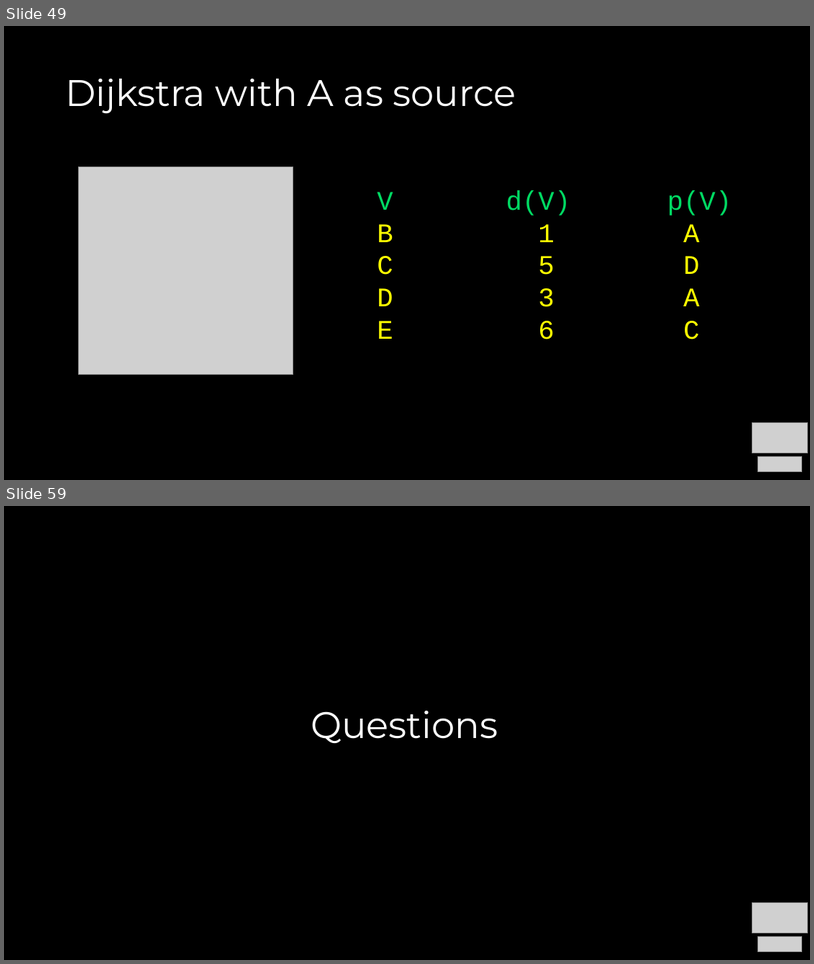
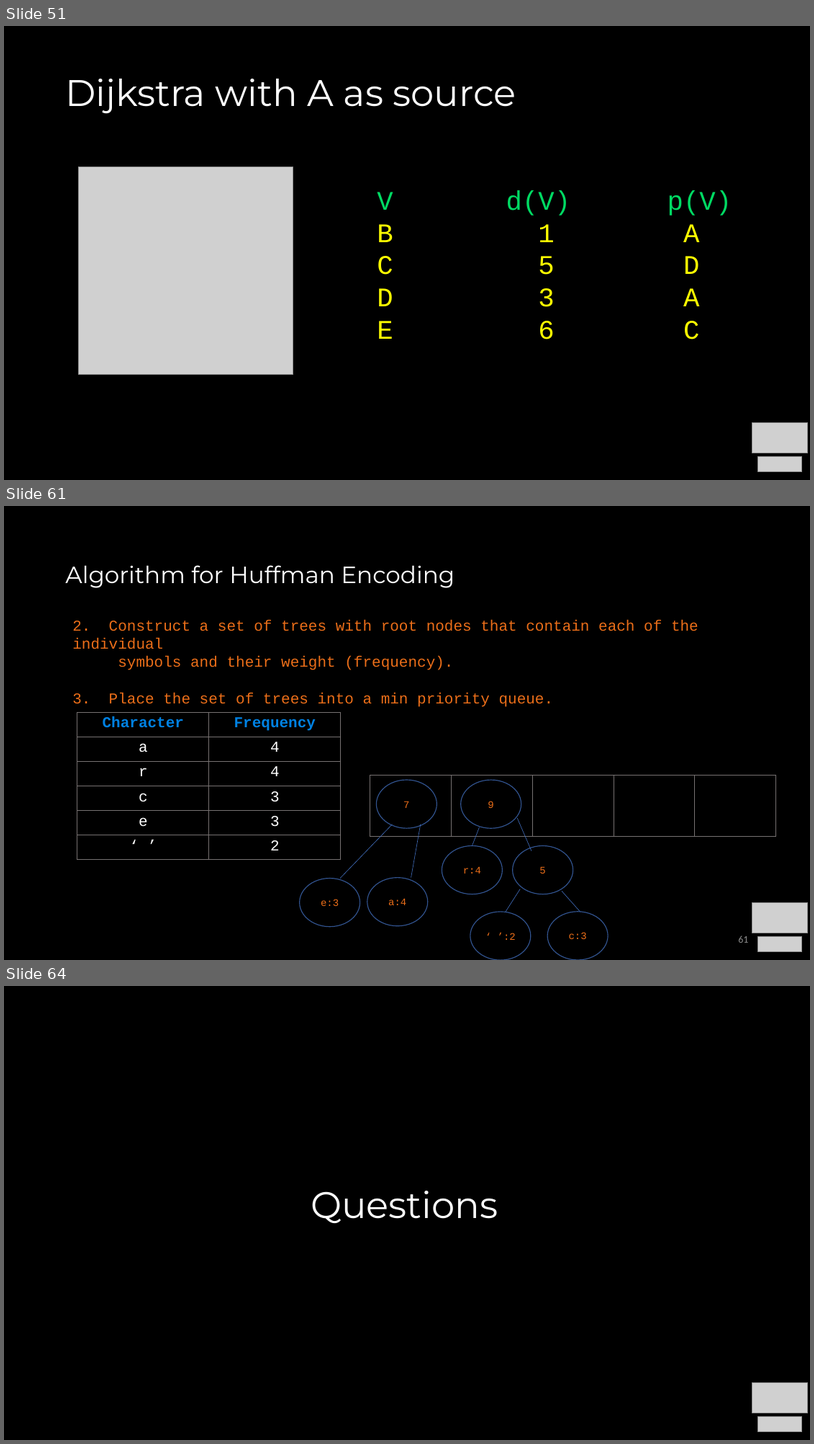
Before and after one commit to COP3530/Instructional-Content, a slide deck: Slides/Slides-PPT/Exam 2 - Review A.pptx. Shown one above the other, each under a label of ours: slides 49 and 59 before the commit, slides 51, 61 and 64 after it; the slides between them are not shown. The pictures are 814x964 and 814x1444 pixels, drawn with LibreOffice and Linux fonts; fonts in the diff are those of the drawing; grey boxes stand for pictures. Boxes give left, top, right and bottom in pixels: in the first picture for what was removed or moved away, otherwise in the second. Text is boxed around its words. In the diff, an @@ line names an element or a change of style, - is before the commit and + after.

```diff
--- a/Slides/Slides-PPT/Exam 2 - Review A.pptx
+++ b/Slides/Slides-PPT/Exam 2 - Review A.pptx
@@ slide 61 added at bbox=[4, 506, 810, 960], background #000000 @@
@@ title added at bbox=[65, 565, 455, 588], 28 pt, text #FFFFFF @@
+Algorithm for Huffman Encoding
@@ text added at bbox=[72, 620, 699, 707], 18 pt, text #EB6E19 @@
+2. Construct a set of trees with root nodes that contain each of the individual
+symbols and their weight (frequency).
+3. Place the set of trees into a min priority queue.
@@ table added at bbox=[77, 713, 341, 860], 6 rows, 2 columns @@
+Character | Frequency
+a | 4
+r | 4
+c | 3
+e | 3
+‘ ’ | 2
@@ table added at bbox=[370, 775, 775, 836], 1 rows, 5 columns @@
+ |  |  |  | 
@@ ellipse added at bbox=[377, 780, 437, 828], outline #325491 1 pt, 12 pt, text #EB6E19 @@
+7
@@ ellipse added at bbox=[461, 780, 522, 828], outline #325491 1 pt, 12 pt, text #EB6E19 @@
+9
@@ line added from (392, 824) to (340, 878), #4472C4 0.5 pt @@
@@ line added from (421, 824) to (411, 878), #4472C4 0.5 pt @@
@@ line added from (479, 827) to (472, 845), #4472C4 0.5 pt @@
@@ line added from (517, 818) to (532, 851), #4472C4 0.5 pt @@
@@ ellipse added at bbox=[442, 845, 502, 894], outline #325491 1 pt, 12 pt, text #EB6E19 @@
+r:4
@@ ellipse added at bbox=[513, 845, 574, 894], outline #325491 1 pt, 12 pt, text #EB6E19 @@
+5
@@ ellipse added at bbox=[300, 878, 360, 926], outline #325491 1 pt, 12 pt, text #EB6E19 @@
+e:3
@@ ellipse added at bbox=[368, 878, 428, 926], outline #325491 1 pt, 12 pt, text #EB6E19 @@
+a:4
@@ line added from (521, 889) to (506, 911), #4472C4 0.5 pt @@
@@ line added from (563, 890) to (581, 911), #4472C4 0.5 pt @@
@@ ellipse added at bbox=[471, 911, 531, 960], outline #325491 1 pt, 12 pt, text #EB6E19 @@
+‘ ’:2
@@ ellipse added at bbox=[548, 911, 608, 960], outline #325491 1 pt, 12 pt, text #EB6E19 @@
+c:3
@@ picture added at bbox=[753, 902, 808, 933] @@
@@ page number added at bbox=[738, 935, 748, 942], 12 pt, text #8C8C8C @@
+61
@@ picture added at bbox=[759, 936, 802, 952] @@
@@ what was slide 49 is now slide 51 @@
@@ what was slide 59 is now slide 64 @@
```
Also in this commit, not shown: 10 slides changed, 4 other slides added, 2 slides removed, 1 other file.
